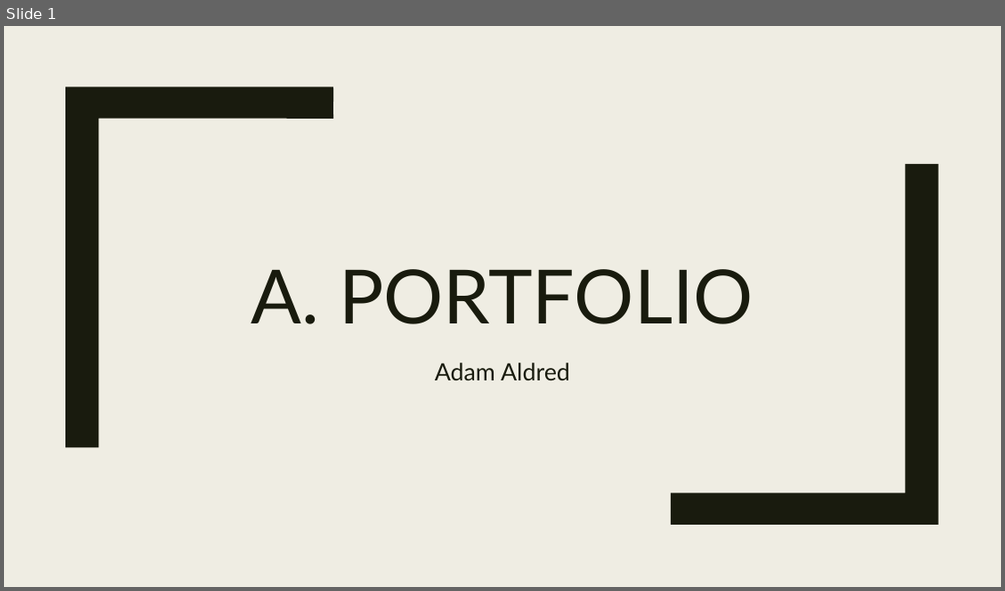
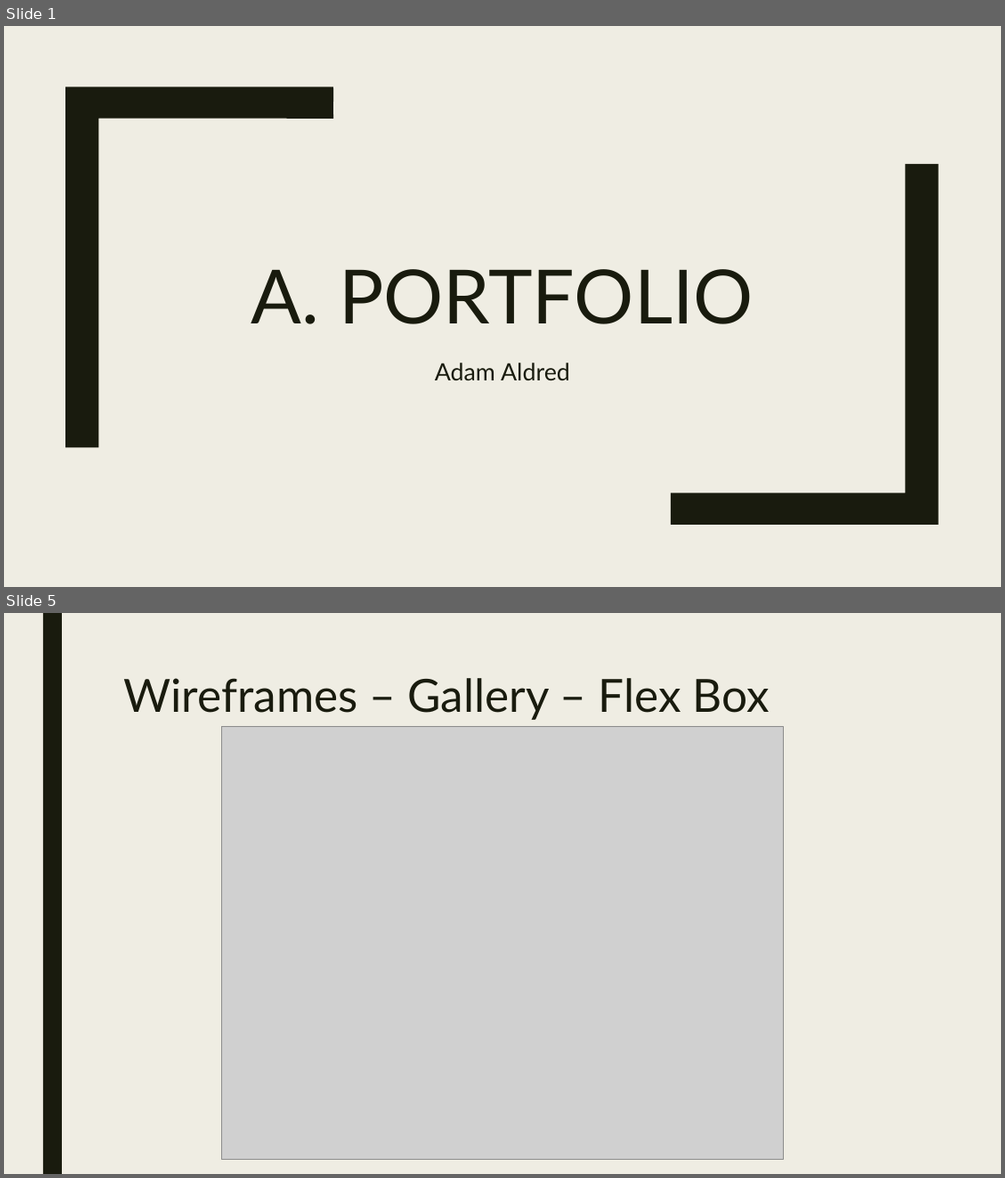
Before and after one commit to adam22gary/adam22gary.github.io, a slide deck: ppt/presentation.pptx. Shown one above the other, each under a label of ours: slide 1 before the commit, slides 1 and 5 after it; the slides between them are not shown. The pictures are 1005x591 and 1005x1178 pixels, drawn with LibreOffice and Linux fonts; fonts in the diff are those of the drawing; grey boxes stand for pictures. Boxes give left, top, right and bottom in pixels: in the first picture for what was removed or moved away, otherwise in the second. Text is boxed around its words. In the diff, an @@ line names an element or a change of style, - is before the commit and + after.

Commit message:
add presentation images fixed a few typos

```diff
--- a/ppt/presentation.pptx
+++ b/ppt/presentation.pptx
@@ slide 5 added at (x1=4, y1=613, x2=1001, y2=1174), background #EFEDE3 @@
@@ rectangle added at (x1=43, y1=613, x2=62, y2=1174), fill #191B0E @@
@@ title added at (x1=123, y1=678, x2=769, y2=720), 44 pt, text #191B0E @@
+Wireframes – Gallery – Flex Box
@@ picture added at (x1=222, y1=726, x2=783, y2=1159) @@
```
Also in this commit, not shown: 2 slides changed, 9 other slides added, 10 other files.
